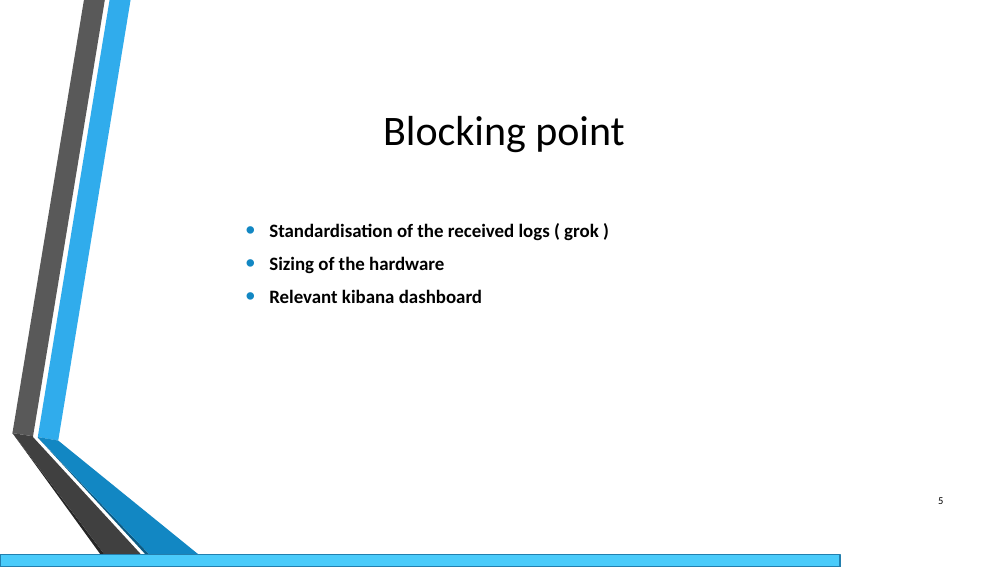
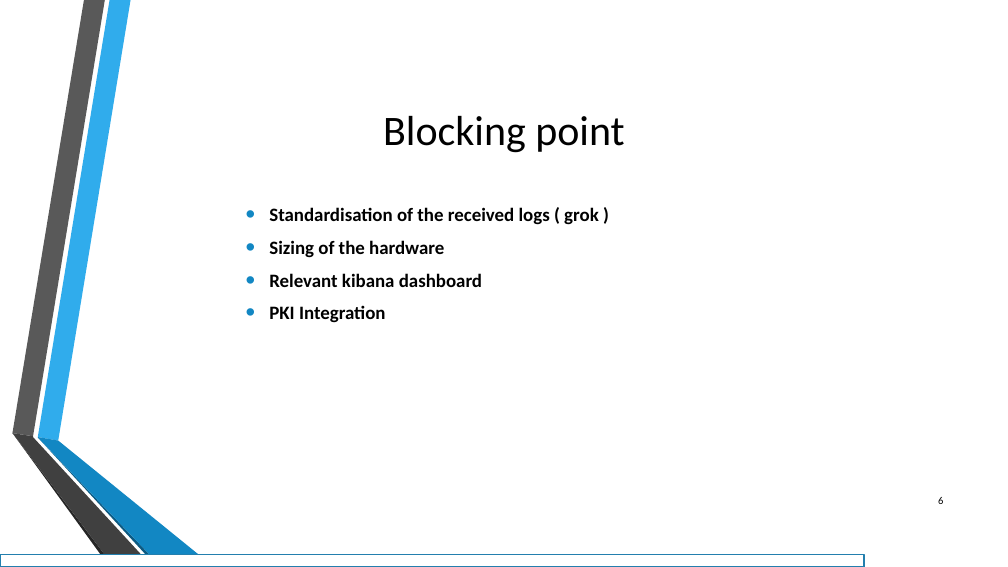
Before and after one commit to Nodulaire/ELK-Ansible, a slide deck: slide 6 of Presentation/PresC4.pptx (slide 5 before the commit). Drawn at 1008x567 pixels with LibreOffice and Linux fonts; fonts in the diff are those of the drawing; background and template pictures are left out. Boxes give left, top, right and bottom in pixels: in the first picture for what was removed or moved away, otherwise in the second. Text is boxed around its words. In the diff, an @@ line names an element or a change of style, - is before the commit and + after.

Commit message:
Update Presentation

```diff
--- a/Presentation/PresC4.pptx
+++ b/Presentation/PresC4.pptx
@@ text at box(269, 305, 386, 323): paragraph added @@
+• PKI Integration
@@ page number at box(938, 497, 943, 504): text changed @@
-5
+6
@@ rectangle: place and size @@
-rectangle at box(0, 554, 840, 567)
+rectangle at box(0, 554, 864, 567)
@@ rectangle at box(0, 554, 864, 567): fill #4ACBFA to #FFFFFF @@
```
Also in this commit, not shown: 5 other slides changed, 1 slide added, 1 other file.
